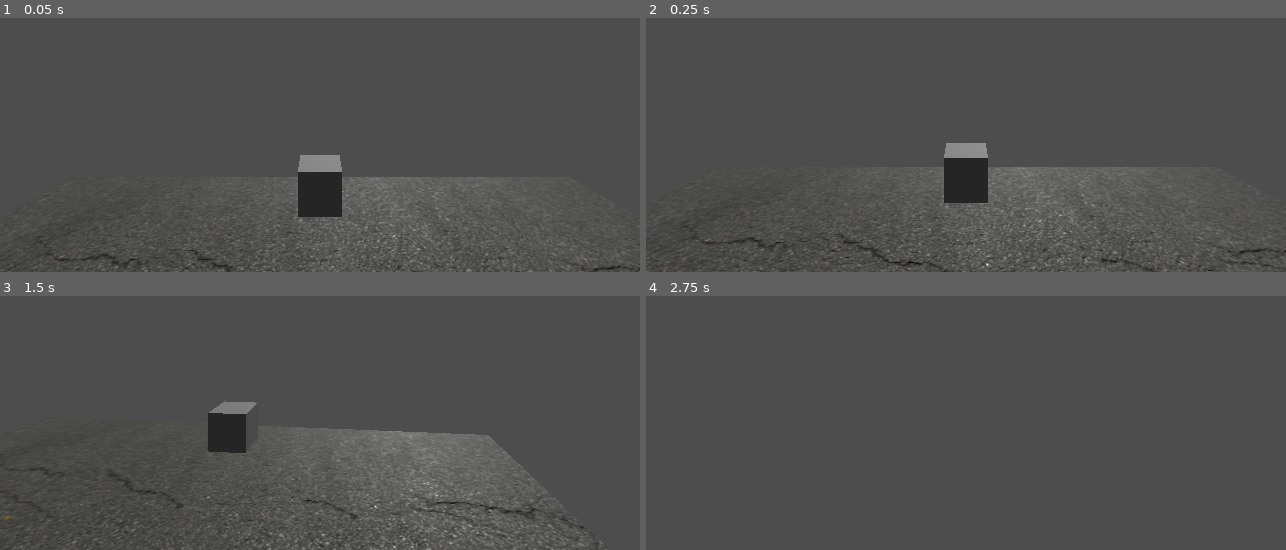
Above: before the commit, frames 1-4 (two rows, left to right).
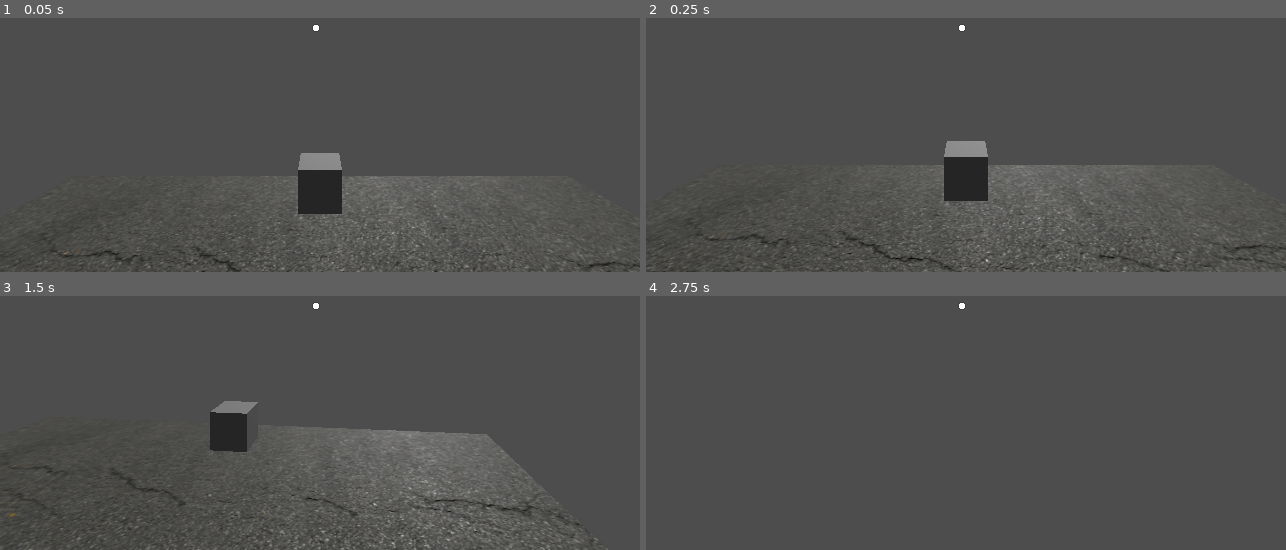
Above: after the commit, the same moments.

Repository: gabrielLV-BR/untitled-game
Game: Godot game, scene res://levels/level1.tscn
Two runs of this game, one before a commit and one after it. Both use one fixed random seed, a clock stepped at 60 frames per second and the inputs below.
Inputs (mouse positions are in pixels of both pictures, inside the frame that each line leads up to):
- Up to frame 1 (0.05 s): no input
- Up to frame 2 (0.25 s): no input
- Up to frame 3 (1.5 s): tap Enter (ui_accept) at 0.5, 0.77 s; move the mouse to (outside the picture) at 0.52 s; hold D (pl_right) 0.53-1.28 s; tap E (pl_interact) at 0.6, 1.35 s; click (outside the picture) at 0.67 s; move the mouse to (288, 311) at 1.27 s; hold W (pl_forward) from 1.28 s (still down); click (288, 311) at 1.42 s
- Up to frame 4 (2.75 s): keep holding W (pl_forward); tap Enter (ui_accept) at 1.52 s; move the mouse to (978, 301) at 2.02 s; tap E (pl_interact) at 2.1 s; click (978, 301) at 2.17 s

The runs differ from the first frame. In frame 1, 2.2% of the frame differs, in the area x 0-100%, y 2-100%; in frame 2, 2.8%; in frame 3, 2.9%, in the area x 0-95%, y 2-100%; in frame 4, less than 0.1%.

Commit message:
Interaction now affects cursor correctly

Diff:
--- a/entities/player/interactor_look.gd
+++ b/entities/player/interactor_look.gd
@@ -1,9 +1,28 @@
 extends Area3D
+
+@export var cursor_sprite : Sprite2D
+
+# really cringe but godot offers no better way to do this
+@export_group("Cursor textures")
+
+# make sure the order is the same, makes the code simples
+@export var cursor_textures : Array[Texture2D]
+
+func set_cursor_type(type: int):
+	if type < 0 || type > 3:
+		type = 0
+
+	cursor_sprite.texture = cursor_textures[type]
 
 func _on_area_look_at(area):
 	if area.has_method("interaction_lookat"):
-		area.interaction_lookat()
+		var type = area.interaction_lookat()
+
+		if type != null:
+			set_cursor_type(type)
 
 func _on_area_look_away(area):
 	if area.has_method("interaction_lookaway"):
 		area.interaction_lookaway()
+
+	set_cursor_type(InteractionType.NONE)
--- a/entities/player/look.gd
+++ b/entities/player/look.gd
@@ -4,7 +4,7 @@
 const MAX_CAMERA_PITCH : float = 80
 const MIN_CAMERA_PITCH : float = -80
 
-@onready var body : CharacterBody3D = get_parent()
+@onready var root : CharacterBody3D = get_parent()
 
 var mouse_movement := Vector2.ZERO
 
@@ -15,7 +15,7 @@
 	yaw += mouse_movement.x * delta
 	pitch += mouse_movement.y * delta
 
-	body.global_rotation = Vector3(0, yaw, 0)
+	root.global_rotation = Vector3(0, yaw, 0)
 	rotation = Vector3(
 		clamp(pitch, MIN_CAMERA_PITCH, MAX_CAMERA_PITCH),
 		0,
--- a/entities/player/player.tscn
+++ b/entities/player/player.tscn
@@ -6,36 +6,36 @@
 [ext_resource type="Script" path="res://entities/player/look.gd" id="3_2aeb4"]
 [ext_resource type="Script" path="res://entities/player/interactor.gd" id="5_1b7my"]
 [ext_resource type="Script" path="res://entities/player/interactor_look.gd" id="5_v4btj"]
-
-[sub_resource type="CapsuleShape3D" id="CapsuleShape3D_ymbgr"]
-height = 3.97289
+[ext_resource type="Texture2D" uid="uid://bjrmcjdxrtrir" path="res://resources/cursor/cursor2.png" id="6_pkfmb"]
+[ext_resource type="Texture2D" uid="uid://f6dlsisp2bqo" path="res://resources/cursor/cursor1.png" id="7_dslps"]
+[ext_resource type="Texture2D" uid="uid://c8vwi2wq70cb8" path="res://resources/cursor/cursor3.png" id="7_i2fwq"]
+[ext_resource type="Texture2D" uid="uid://cgll3aha1m6v2" path="res://resources/cursor/cursor4.png" id="8_4xgql"]
 
 [sub_resource type="BoxShape3D" id="BoxShape3D_48og5"]
 size = Vector3(0.573242, 0.408203, 4.49023)
+
+[sub_resource type="CapsuleShape3D" id="CapsuleShape3D_ymbgr"]
+radius = 0.584539
+height = 3.97289
 
 [node name="CharacterBody3D" type="CharacterBody3D"]
 transform = Transform3D(1, 0, 0, 0, 1, 0, 0, 0, 1, 0, 2.45248, 0)
 script = ExtResource("1_mk4dj")
 
-[node name="Body" parent="." instance=ExtResource("1_x7f56")]
-transform = Transform3D(-1, 0, -8.74228e-08, 0, 1, 0, 8.74228e-08, 0, -1, 0, -0.351123, 0)
-
-[node name="CollisionShape3D" type="CollisionShape3D" parent="."]
-transform = Transform3D(1, 0, 0, 0, 1, 0, 0, 0, 1, 0, -0.379173, 0.0649469)
-shape = SubResource("CapsuleShape3D_ymbgr")
-
 [node name="Head" type="Node3D" parent="."]
-transform = Transform3D(1, 0, 0, 0, 1, 0, 0, 0, 1, 0, 1.40623, 0)
+transform = Transform3D(1, 0, 0, 0, 1, 0, 0, 0, 1, 0, 1.40623, 0.09374)
 script = ExtResource("3_2aeb4")
 
 [node name="Camera3D" type="Camera3D" parent="Head"]
 environment = ExtResource("2_g65td")
 
-[node name="Interactor" type="Area3D" parent="Head"]
+[node name="Interactor" type="Area3D" parent="Head" node_paths=PackedStringArray("cursor_sprite")]
 collision_layer = 0
 collision_mask = 512
 monitorable = false
 script = ExtResource("5_v4btj")
+cursor_sprite = NodePath("../../Control/CenterContainer/Sprite2D")
+cursor_textures = Array[Texture2D]([ExtResource("7_dslps"), ExtResource("6_pkfmb"), ExtResource("7_i2fwq"), ExtResource("8_4xgql")])
 
 [node name="CollisionShape3D" type="CollisionShape3D" parent="Head/Interactor"]
 transform = Transform3D(1, 0, 0, 0, 1, 0, 0, 0, 1, 0, 0, -2.22895)
@@ -48,7 +48,39 @@
 collide_with_areas = true
 script = ExtResource("5_1b7my")
 
-[node name="States" type="Node" parent="."]
+[node name="Body" parent="." instance=ExtResource("1_x7f56")]
+transform = Transform3D(-1, 0, -8.74228e-08, 0, 1, 0, 8.74228e-08, 0, -1, 0, -0.351123, 0)
+
+[node name="CollisionShape3D" type="CollisionShape3D" parent="."]
+transform = Transform3D(1, 0, 0, 0, 1, 0, 0, 0, 1, 0, -0.392203, 0.0466979)
+shape = SubResource("CapsuleShape3D_ymbgr")
+
+[node name="Control" type="Control" parent="."]
+layout_mode = 3
+anchors_preset = 15
+anchor_right = 1.0
+anchor_bottom = 1.0
+grow_horizontal = 2
+grow_vertical = 2
+mouse_filter = 1
+
+[node name="CenterContainer" type="CenterContainer" parent="Control"]
+layout_mode = 1
+anchors_preset = 8
+anchor_left = 0.5
+anchor_top = 0.5
+anchor_right = 0.5
+anchor_bottom = 0.5
+offset_left = -20.0
+offset_top = -20.0
+offset_right = 20.0
+offset_bottom = 20.0
+grow_horizontal = 2
+grow_vertical = 2
+
+[node name="Sprite2D" type="Sprite2D" parent="Control/CenterContainer"]
+texture = ExtResource("7_dslps")
+centered = false
 
 [connection signal="area_entered" from="Head/Interactor" to="Head/Interactor" method="_on_area_look_at"]
 [connection signal="area_exited" from="Head/Interactor" to="Head/Interactor" method="_on_area_look_away"]
--- a/entities/test_interactable/test_interaction.gd
+++ b/entities/test_interactable/test_interaction.gd
@@ -3,8 +3,8 @@
 @onready var parent : CSGBox3D = get_parent()
 
 func interaction_lookat():
-	print("Looking at me")
 	parent.scale = Vector3(1.5, 1.5, 1.5)
+	return InteractionType.INSPECT
 
 func interaction_lookaway():
 	parent.scale = Vector3(1, 1, 1)
--- a/project.godot
+++ b/project.godot
@@ -14,6 +14,10 @@
 run/main_scene="res://levels/level1.tscn"
 config/features=PackedStringArray("4.2", "Forward Plus")
 config/icon="res://icon.svg"
+
+[autoload]
+
+InteractionType="*res://resources/globals/interaction_type.gd"
 
 [display]
 
--- /dev/null
+++ b/resources/globals/interaction_type.gd
@@ -0,0 +1,8 @@
+extends Node
+
+enum {
+	NONE = 0,
+	INSPECT = 1,
+	PICK = 2,
+	OPEN = 3
+}
Not shown: 1 places in entities/player/player.tscn that only renumber resources
Binary file added: resources/cursor/cursor1.png
Not shown, added: resources/cursor/cursor1.png.import
Binary file added: resources/cursor/cursor2.png
Not shown, added: resources/cursor/cursor2.png.import
Binary file added: resources/cursor/cursor3.png
Not shown, added: resources/cursor/cursor3.png.import
Binary file added: resources/cursor/cursor4.png
Not shown, added: resources/cursor/cursor4.png.import
